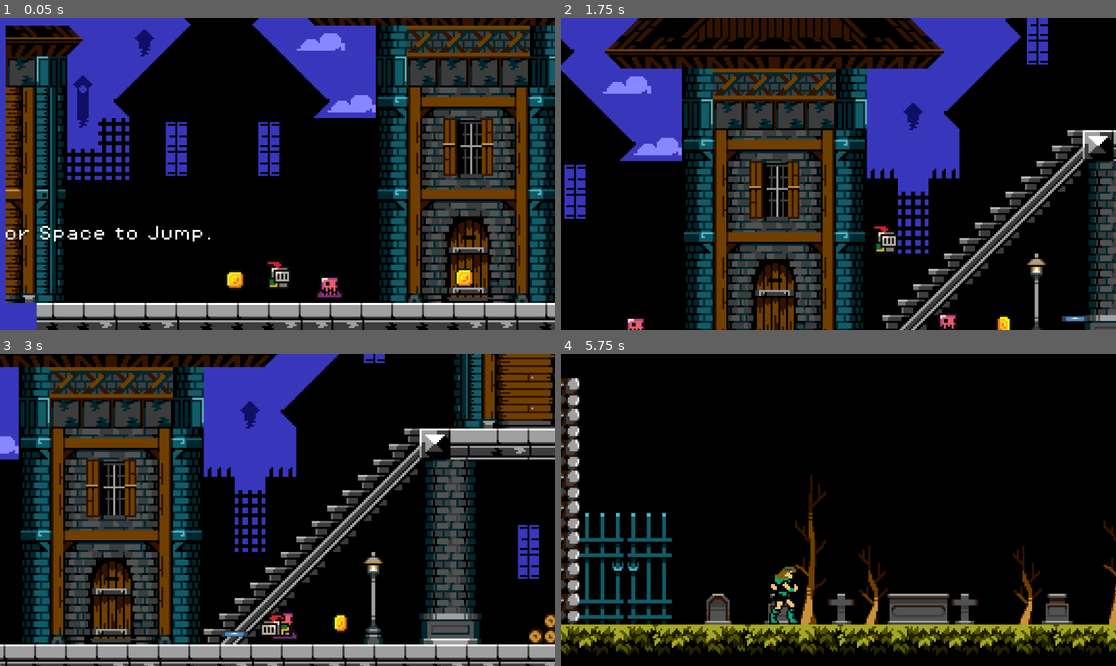
Above: before the commit, frames 1-4 (two rows, left to right).
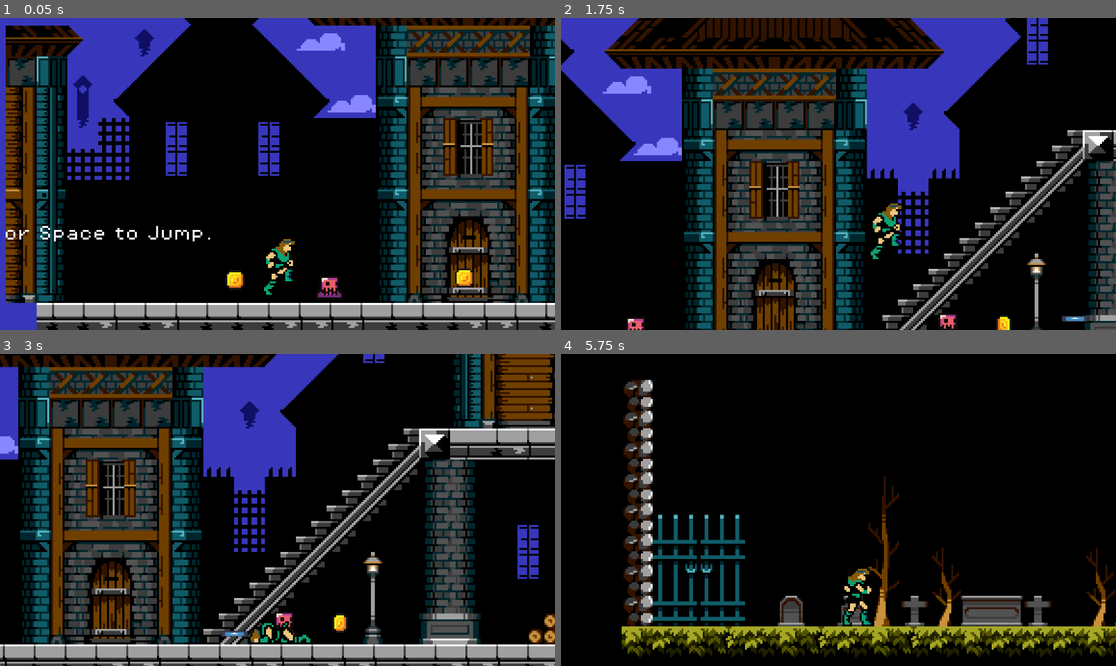
Above: after the commit, the same moments.

Repository: TrevorJac14/Crypt-crawlers
Game: Godot game, scene res://Scenes/gameplay.tscn
The game is run twice, just before and just after one commit, with the same random seed, the same clock (stepped at 60 frames per second) and the same inputs. The engine's default icon, where the game draws it, is replaced by a stand-in: a white triangle on a blue panel in a dark square.
Inputs (mouse positions are in pixels of both pictures, inside the frame that each line leads up to):
- Up to frame 1 (0.05 s): no input
- Up to frame 2 (1.75 s): move the mouse to (960, 158) at 0.52 s; hold D (move_right) from 0.53 s (still down); click (960, 158) at 0.6 s; tap Space (jump) at 0.77, 1.52 s; move the mouse to (727, 189) at 1.27 s; tap F (throw) at 1.35 s
- Up to frame 3 (3 s): move the mouse to (333, 441) at 2.02 s; release D (move_right) at 2.03 s; hold A (move_left) 2.03-2.78 s; click (333, 441) at 2.1 s; move the mouse to (249, 572) at 2.77 s; hold D (move_right) from 2.78 s (still down); tap F (throw) at 2.85 s
- Up to frame 4 (5.75 s): tap Space (jump) at 3.02, 3.77, 4.52 s; move the mouse to (1005, 556) at 3.52 s; click (1005, 556) at 3.6 s; move the mouse to (672, 463) at 4.27 s; release D (move_right) at 4.28 s; hold A (move_left) 4.28-5.03 s; tap F (throw) at 4.35 s; move the mouse to (866, 510) at 5.02 s; hold D (move_right) from 5.03 s (still down); click (866, 510) at 5.1 s

The runs differ from the first frame. In frame 1, 0.5% of the frame differs, in the area x 47-54%, y 70-89%; in frame 2, 0.5%; in frame 3, 6.1%; in frame 4, 22%, in the area x 0-100%, y 7-98%.

Commit message:
Animations update

Diff:
--- a/Scenes/graveyard.tscn
+++ b/Scenes/graveyard.tscn
@@ -18,9 +18,9 @@
 position = Vector2(39, -1)
 
 [node name="Camera2D" type="Camera2D" parent="Player"]
-position = Vector2(40, -59)
+position = Vector2(2, -60)
 zoom = Vector2(4, 4)
-limit_bottom = 30
+limit_bottom = 70
 limit_smoothed = true
 position_smoothing_enabled = true
 
--- a/Scenes/player.tscn
+++ b/Scenes/player.tscn
@@ -1,46 +1,41 @@
-[gd_scene load_steps=21 format=3 uid="uid://bwi3gr4idletr"]
+[gd_scene load_steps=20 format=3 uid="uid://bwi3gr4idletr"]
 
-[ext_resource type="Texture2D" uid="uid://cjw64gcw2aqpk" path="res://brackeys_platformer_assets/sprites/knight.png" id="1_djlf7"]
 [ext_resource type="Script" path="res://Scripts/player.gd" id="1_hemfh"]
-[ext_resource type="Texture2D" uid="uid://ctxw4smsffxvl" path="res://brackeys_platformer_assets/sprites/knight2.png" id="2_qdts1"]
+[ext_resource type="Texture2D" uid="uid://giyqyyi4jxd2" path="res://Player01.png" id="2_eulsh"]
 [ext_resource type="Texture2D" uid="uid://dbab5n3eqcfh3" path="res://Player.png" id="4_1q7hu"]
 [ext_resource type="AudioStream" uid="uid://bfdhx4jfk7b2j" path="res://brackeys_platformer_assets/sounds/hurt.wav" id="4_reuyb"]
 
-[sub_resource type="AtlasTexture" id="AtlasTexture_l1p60"]
-atlas = ExtResource("2_qdts1")
+[sub_resource type="AtlasTexture" id="AtlasTexture_20svx"]
+atlas = ExtResource("2_eulsh")
+region = Rect2(0, 32, 32, 32)
+
+[sub_resource type="AtlasTexture" id="AtlasTexture_0kwdl"]
+atlas = ExtResource("2_eulsh")
+region = Rect2(32, 32, 32, 32)
+
+[sub_resource type="AtlasTexture" id="AtlasTexture_bguqq"]
+atlas = ExtResource("2_eulsh")
+region = Rect2(64, 32, 32, 32)
+
+[sub_resource type="AtlasTexture" id="AtlasTexture_w3kp3"]
+atlas = ExtResource("2_eulsh")
 region = Rect2(0, 0, 32, 32)
 
-[sub_resource type="AtlasTexture" id="AtlasTexture_74opt"]
-atlas = ExtResource("2_qdts1")
-region = Rect2(32, 0, 32, 32)
+[sub_resource type="AtlasTexture" id="AtlasTexture_wsfof"]
+atlas = ExtResource("2_eulsh")
+region = Rect2(32, 64, 32, 32)
 
-[sub_resource type="AtlasTexture" id="AtlasTexture_p4a3p"]
-atlas = ExtResource("2_qdts1")
-region = Rect2(224, 160, 32, 32)
-
-[sub_resource type="AtlasTexture" id="AtlasTexture_pbhow"]
-atlas = ExtResource("1_djlf7")
-region = Rect2(0, 224, 32, 32)
-
-[sub_resource type="AtlasTexture" id="AtlasTexture_wrfmn"]
-atlas = ExtResource("1_djlf7")
-region = Rect2(32, 224, 32, 32)
-
-[sub_resource type="AtlasTexture" id="AtlasTexture_symnb"]
-atlas = ExtResource("1_djlf7")
-region = Rect2(64, 224, 32, 32)
-
-[sub_resource type="AtlasTexture" id="AtlasTexture_pgo3f"]
-atlas = ExtResource("1_djlf7")
-region = Rect2(96, 224, 32, 32)
+[sub_resource type="AtlasTexture" id="AtlasTexture_6263a"]
+atlas = ExtResource("2_eulsh")
+region = Rect2(64, 64, 32, 32)
 
 [sub_resource type="AtlasTexture" id="AtlasTexture_dhnlr"]
 atlas = ExtResource("4_1q7hu")
 region = Rect2(0, 0, 32, 32)
 
-[sub_resource type="AtlasTexture" id="AtlasTexture_jknbx"]
-atlas = ExtResource("1_djlf7")
-region = Rect2(64, 160, 32, 32)
+[sub_resource type="AtlasTexture" id="AtlasTexture_fdg3x"]
+atlas = ExtResource("2_eulsh")
+region = Rect2(0, 96, 32, 32)
 
 [sub_resource type="AtlasTexture" id="AtlasTexture_sisfe"]
 atlas = ExtResource("4_1q7hu")
@@ -54,38 +49,39 @@
 atlas = ExtResource("4_1q7hu")
 region = Rect2(0, 32, 32, 32)
 
+[sub_resource type="AtlasTexture" id="AtlasTexture_4dd46"]
+atlas = ExtResource("2_eulsh")
+region = Rect2(32, 0, 32, 32)
+
 [sub_resource type="SpriteFrames" id="SpriteFrames_20sjc"]
 animations = [{
 "frames": [{
 "duration": 1.0,
-"texture": SubResource("AtlasTexture_l1p60")
+"texture": SubResource("AtlasTexture_20svx")
 }, {
 "duration": 1.0,
-"texture": SubResource("AtlasTexture_74opt")
+"texture": SubResource("AtlasTexture_0kwdl")
 }, {
 "duration": 1.0,
-"texture": SubResource("AtlasTexture_p4a3p")
+"texture": SubResource("AtlasTexture_bguqq")
 }],
 "loop": false,
 "name": &"attack",
-"speed": 10.0
+"speed": 5.0
 }, {
 "frames": [{
 "duration": 1.0,
-"texture": SubResource("AtlasTexture_pbhow")
+"texture": SubResource("AtlasTexture_w3kp3")
 }, {
 "duration": 1.0,
-"texture": SubResource("AtlasTexture_wrfmn")
+"texture": SubResource("AtlasTexture_wsfof")
 }, {
 "duration": 1.0,
-"texture": SubResource("AtlasTexture_symnb")
-}, {
-"duration": 1.0,
-"texture": SubResource("AtlasTexture_pgo3f")
+"texture": SubResource("AtlasTexture_6263a")
 }],
 "loop": false,
 "name": &"death",
-"speed": 10.0
+"speed": 5.0
 }, {
 "frames": [{
 "duration": 1.0,
@@ -93,15 +89,15 @@
 }],
 "loop": true,
 "name": &"idle",
-"speed": 10.0
+"speed": 5.0
 }, {
 "frames": [{
 "duration": 1.0,
-"texture": SubResource("AtlasTexture_jknbx")
+"texture": SubResource("AtlasTexture_fdg3x")
 }],
 "loop": true,
 "name": &"jump",
-"speed": 10.0
+"speed": 5.0
 }, {
 "frames": [{
 "duration": 1.0,
@@ -112,17 +108,20 @@
 }, {
 "duration": 1.0,
 "texture": SubResource("AtlasTexture_h634i")
+}, {
+"duration": 1.0,
+"texture": SubResource("AtlasTexture_4dd46")
 }],
 "loop": true,
 "name": &"run",
-"speed": 10.0
+"speed": 5.0
 }]
 
-[sub_resource type="CircleShape2D" id="CircleShape2D_abx4k"]
-radius = 5.0
+[sub_resource type="RectangleShape2D" id="RectangleShape2D_c8cjq"]
+size = Vector2(16, 31)
 
 [sub_resource type="RectangleShape2D" id="RectangleShape2D_ad03d"]
-size = Vector2(617.356, 343.082)
+size = Vector2(617.358, 1127.27)
 
 [node name="Player" type="CharacterBody2D" groups=["player"]]
 z_index = 5
@@ -132,11 +131,11 @@
 [node name="AnimatedSprite2D" type="AnimatedSprite2D" parent="."]
 position = Vector2(0, -16)
 sprite_frames = SubResource("SpriteFrames_20sjc")
-animation = &"run"
+animation = &"idle"
 
 [node name="Player collision" type="CollisionShape2D" parent="."]
-position = Vector2(0, -5)
-shape = SubResource("CircleShape2D_abx4k")
+position = Vector2(0, -15.5)
+shape = SubResource("RectangleShape2D_c8cjq")
 
 [node name="Timer" type="Timer" parent="."]
 
@@ -149,7 +148,7 @@
 
 [node name="MeleeShape" type="CollisionShape2D" parent="Melee hitbox"]
 unique_name_in_owner = true
-position = Vector2(-6.34039, -24.5058)
+position = Vector2(-6.34076, -416.599)
 shape = SubResource("RectangleShape2D_ad03d")
 disabled = true
 debug_color = Color(0.793637, 0.174224, 0.939767, 0.42)
Binary file added: Player01.png
Not shown, added: Player01.png.import
Not shown, changed: brackeys_platformer_assets/.DS_Store
